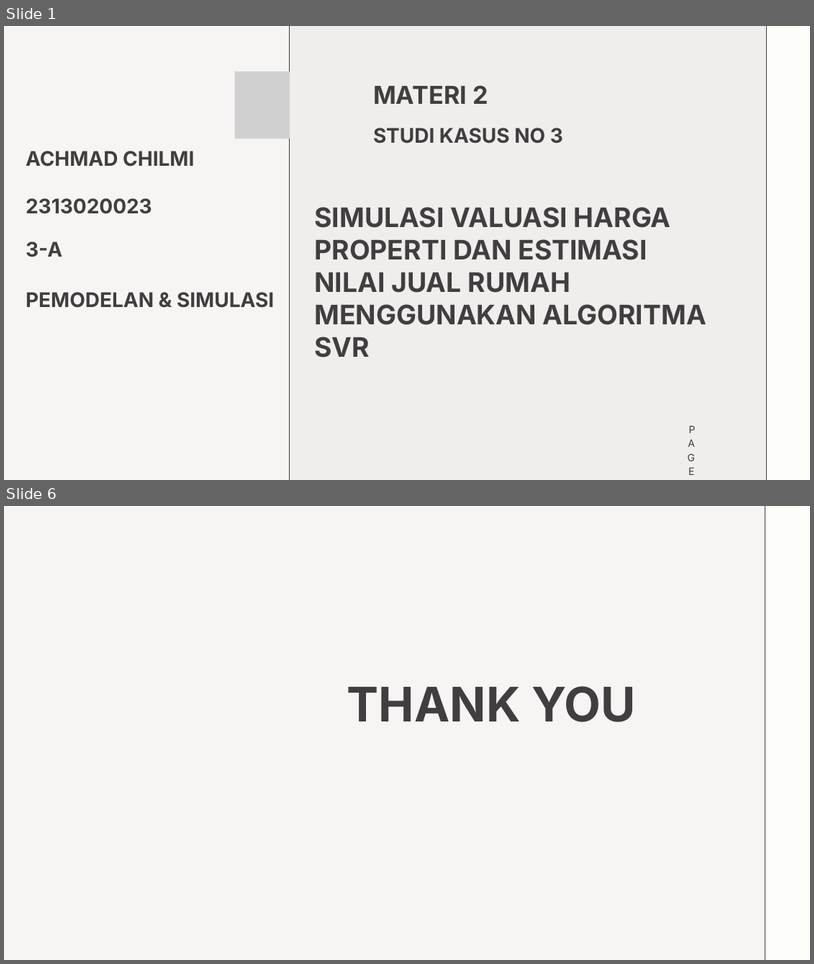
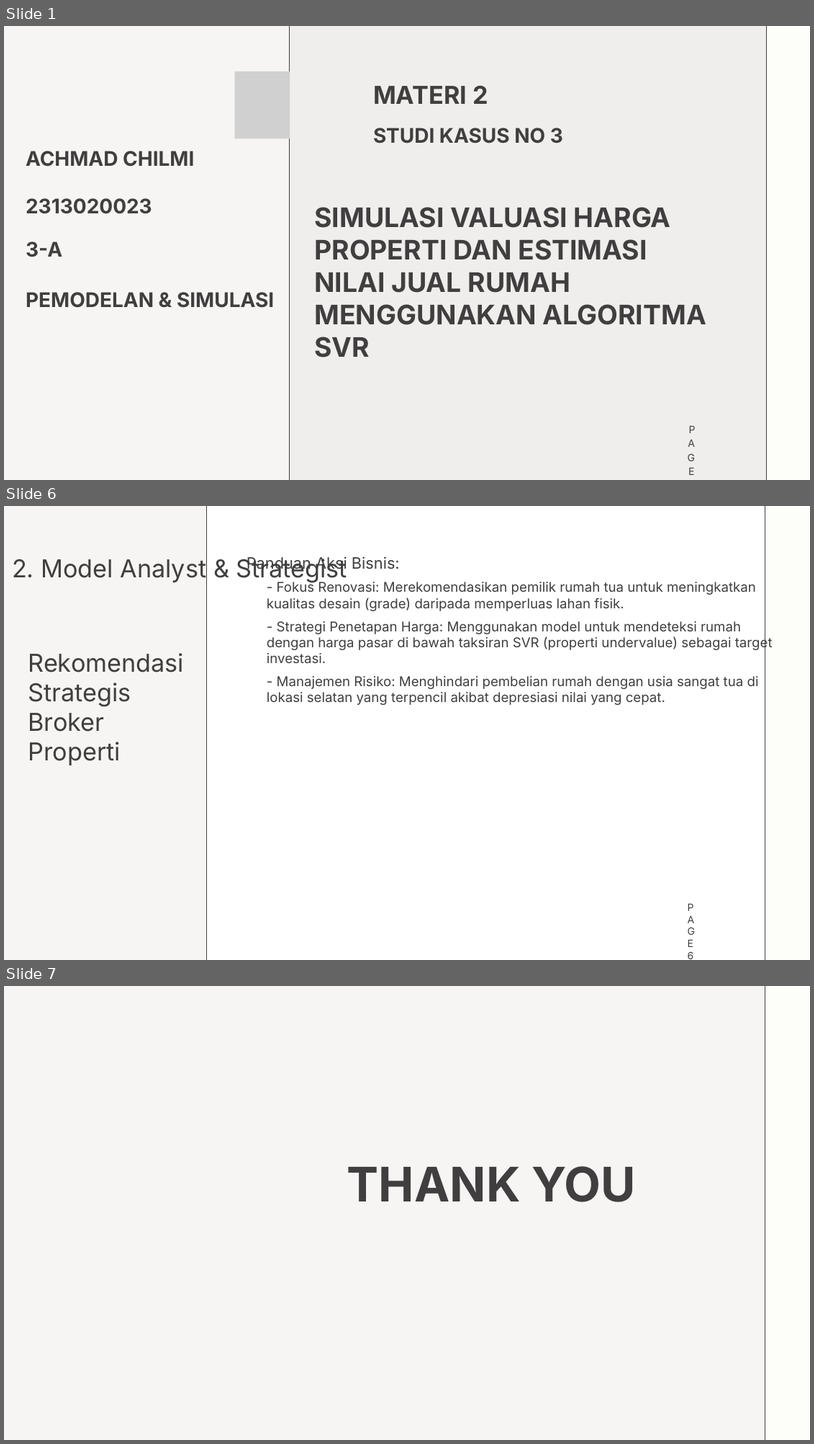
Before and after one commit to chilmi89/property_valuation, a slide deck: 0023_studi_kasus3_materi_2_achmad_chilmi.pptx. Shown one above the other, each under a label of ours: slides 1 and 6 before the commit, slides 1, 6 and 7 after it; the slides between them are not shown. The pictures are 814x964 and 814x1444 pixels, drawn with LibreOffice and Linux fonts; fonts in the diff are those of the drawing; grey boxes stand for pictures. Boxes give left, top, right and bottom in pixels: in the first picture for what was removed or moved away, otherwise in the second. Text is boxed around its words. In the diff, an @@ line names an element or a change of style, - is before the commit and + after.

```diff
--- a/0023_studi_kasus3_materi_2_achmad_chilmi.pptx
+++ b/0023_studi_kasus3_materi_2_achmad_chilmi.pptx
@@ slide 6 added at [4, 506, 810, 960], background #FFFFFF @@
@@ freeform shape added at [4, 506, 206, 960], fill #F6F5F3, outline #403E3E 0.75 pt @@
@@ freeform shape added at [765, 506, 810, 960], fill #FDFDFA, outline #403E3E 0.75 pt @@
@@ text added at [12, 557, 347, 583], 44 pt, text #403E3E @@
+2. Model Analyst & Strategist
@@ text added at [247, 556, 773, 705], 24 pt, text #403E3E @@
+Panduan Aksi Bisnis:
+  - Fokus Renovasi: Merekomendasikan pemilik rumah tua untuk meningkatkan kualitas desain (grade) daripada memperluas lahan fisik.
+  - Strategi Penetapan Harga: Menggunakan model untuk mendeteksi rumah dengan harga pasar di bawah taksiran SVR (properti undervalue) sebagai target investasi.
+  - Manajemen Risiko: Menghindari pembelian rumah dengan usia sangat tua di lokasi selatan yang terpencil akibat depresiasi nilai yang cepat.
@@ text added at [28, 653, 185, 765], 44 pt, text #403E3E @@
+Rekomendasi Strategis Broker Properti
@@ text added at [688, 951, 694, 959], 18 pt, text #403E3E @@
+PAGE 6
@@ what was slide 6 is now slide 7 @@
```
Also in this commit, not shown: 4 slides changed, 1 other file.
